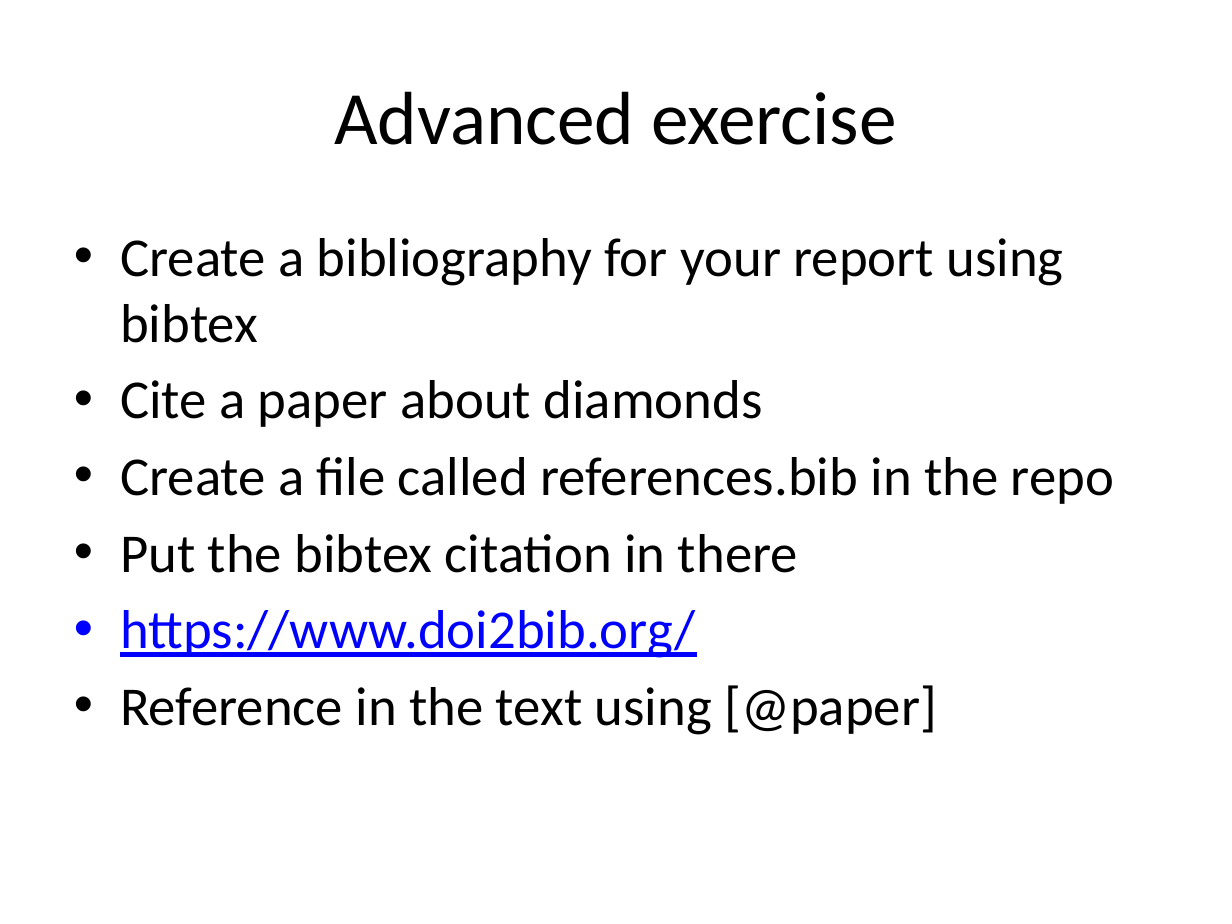
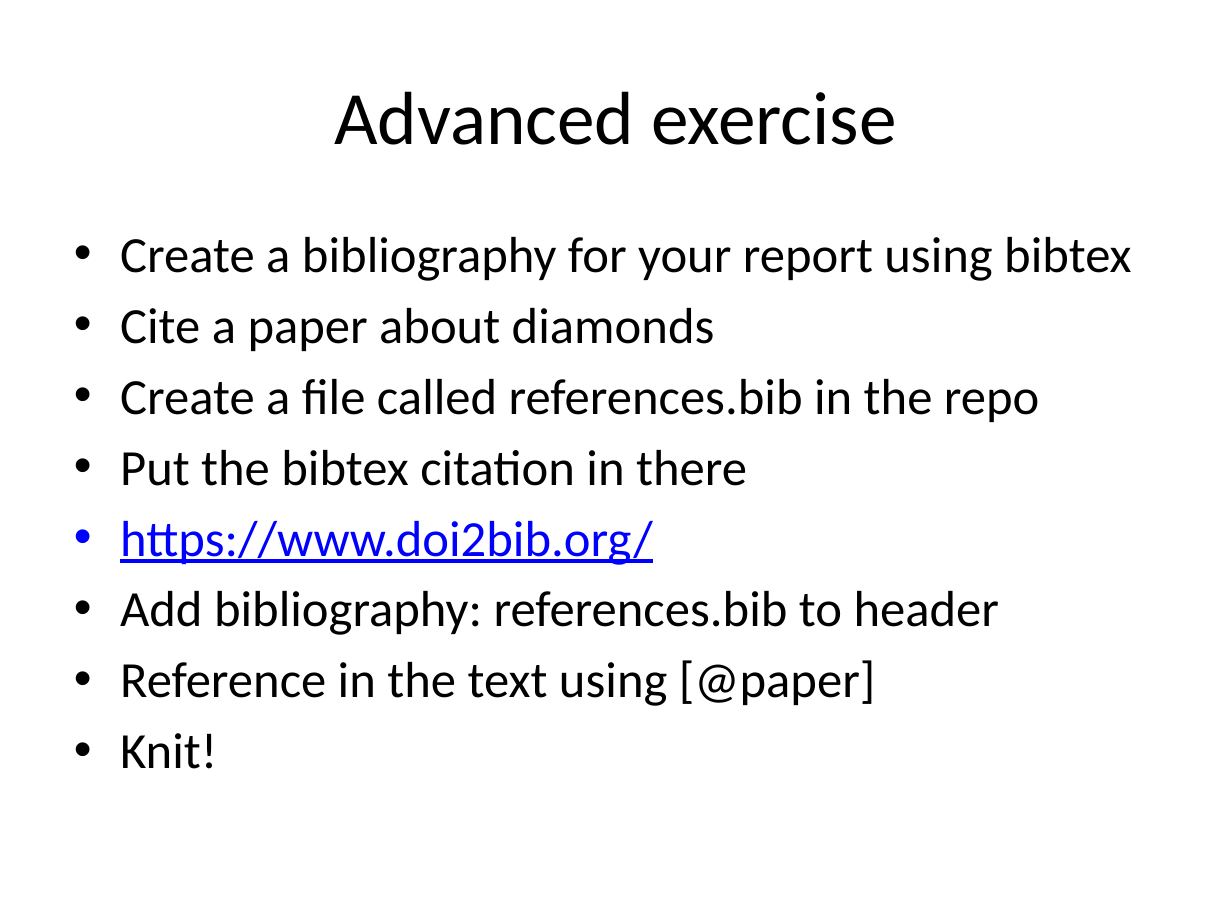
Before and after one commit to kjflynn/rmd_labmeeting, a slide deck: slide 13 of 1_24_18_slides.pptx. Drawn at 1232x924 pixels with LibreOffice and Linux fonts; fonts in the diff are those of the drawing. Boxes give left, top, right and bottom in pixels: in the first picture for what was removed or moved away, otherwise in the second. Text is boxed around its words. In the diff, an @@ line names an element or a change of style, - is before the commit and + after.

```diff
--- a/1_24_18_slides.pptx
+++ b/1_24_18_slides.pptx
@@ text at <box>120,237,1131,706</box>: size 32 to 29.6 pt in "Create a bibliography for your report using ...", "Cite a paper about diamonds", "Create a file called references.bib in the ...", "Put the bibtex citation in there" and 2 more places @@
@@ text at <box>120,591,999,635</box>: paragraph added @@
+• Add bibliography: references.bib to header
@@ text at <box>120,733,217,769</box>: paragraph added @@
+• Knit!
```
Also in this commit, not shown: 1 other file.
